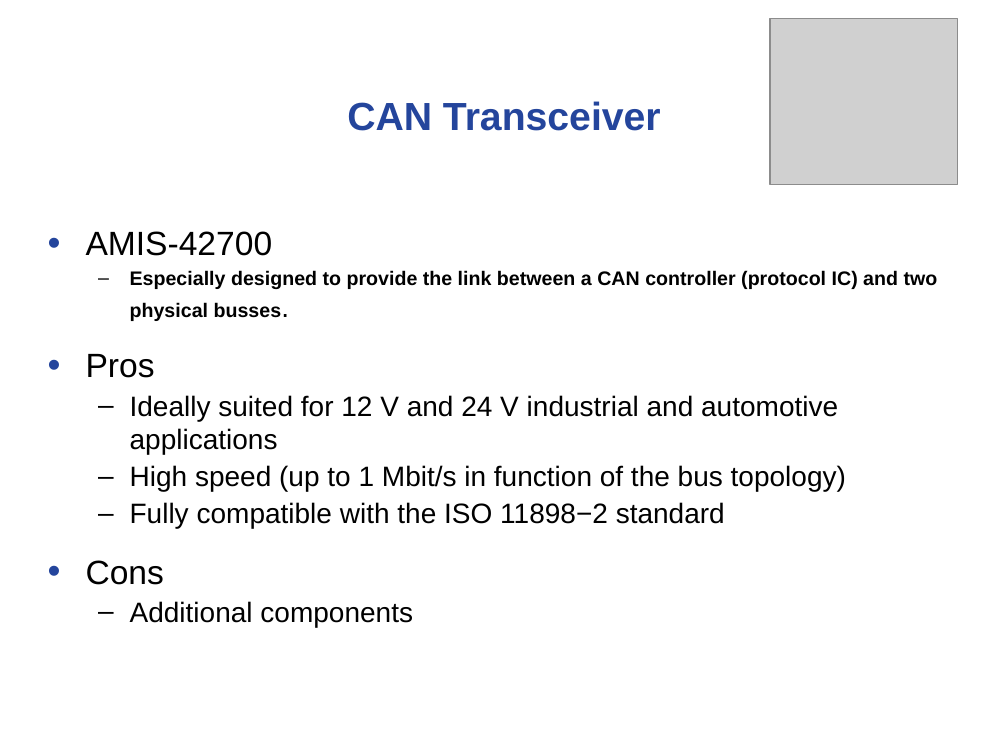
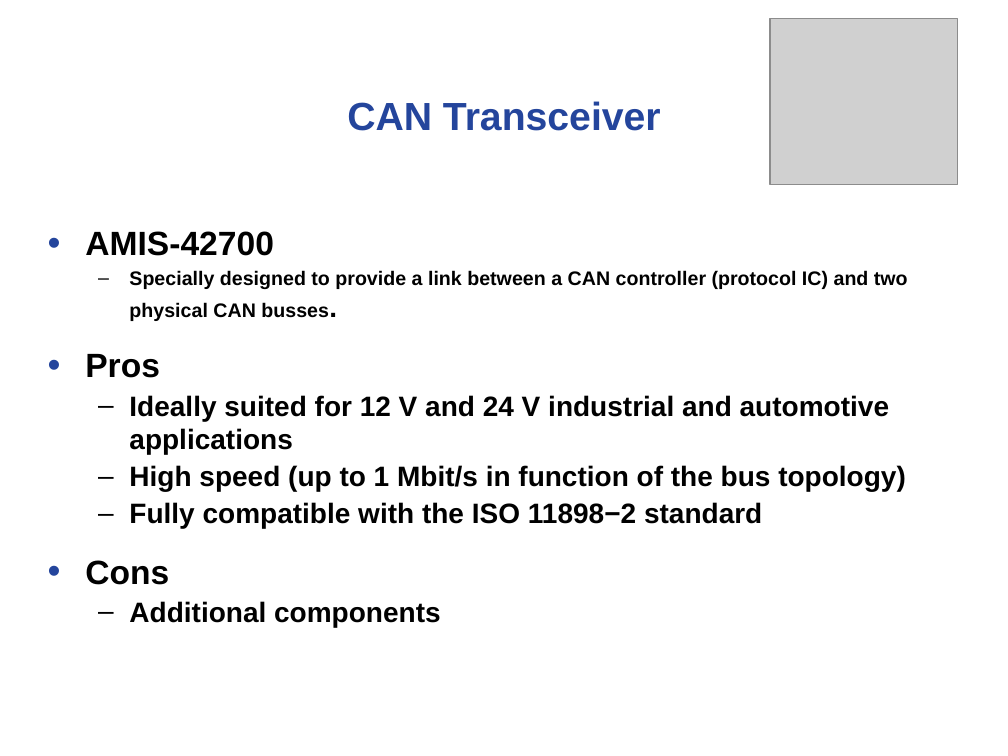
Before and after one commit to noahterickson/DigitalDash, a slide deck: slide 5 of Proposal/Project Proposal.ppt. Drawn at 1008x756 pixels with LibreOffice and Linux fonts; fonts in the diff are those of the drawing; grey boxes stand for pictures; background and template pictures are left out. Boxes give left, top, right and bottom in pixels: in the first picture for what was removed or moved away, otherwise in the second. Text is boxed around its words. In the diff, an @@ line names an element or a change of style, - is before the commit and + after.

```diff
--- a/Proposal/Project Proposal.ppt
+++ b/Proposal/Project Proposal.ppt
@@ text at (85,231,906,627): bold on in "AMIS-42700", "Pros", "Ideally suited for 12 V and 24 ...", "High speed (up to 1 Mbit/s in ..." and 3 more places; indent changed @@
@@ text at (129,270,908,321): text changed @@
-  – Especially designed to provide the link between a CAN controller (protocol IC) and two physical busses.
+  – Specially designed to provide a link between a CAN controller (protocol IC) and two physical CAN busses.
```
Also in this commit, not shown: 9 other slides changed, 1 slide added.
